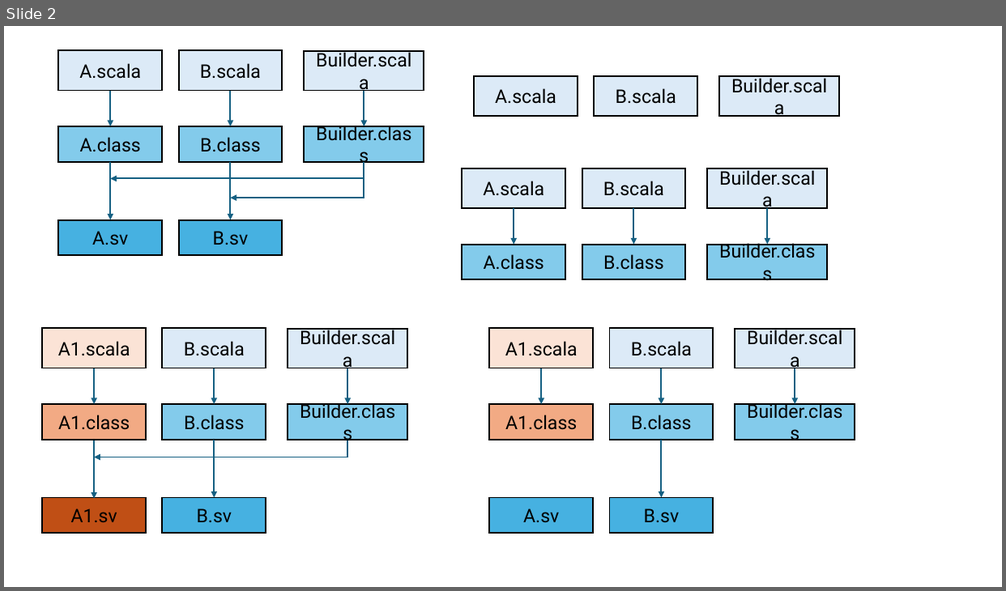
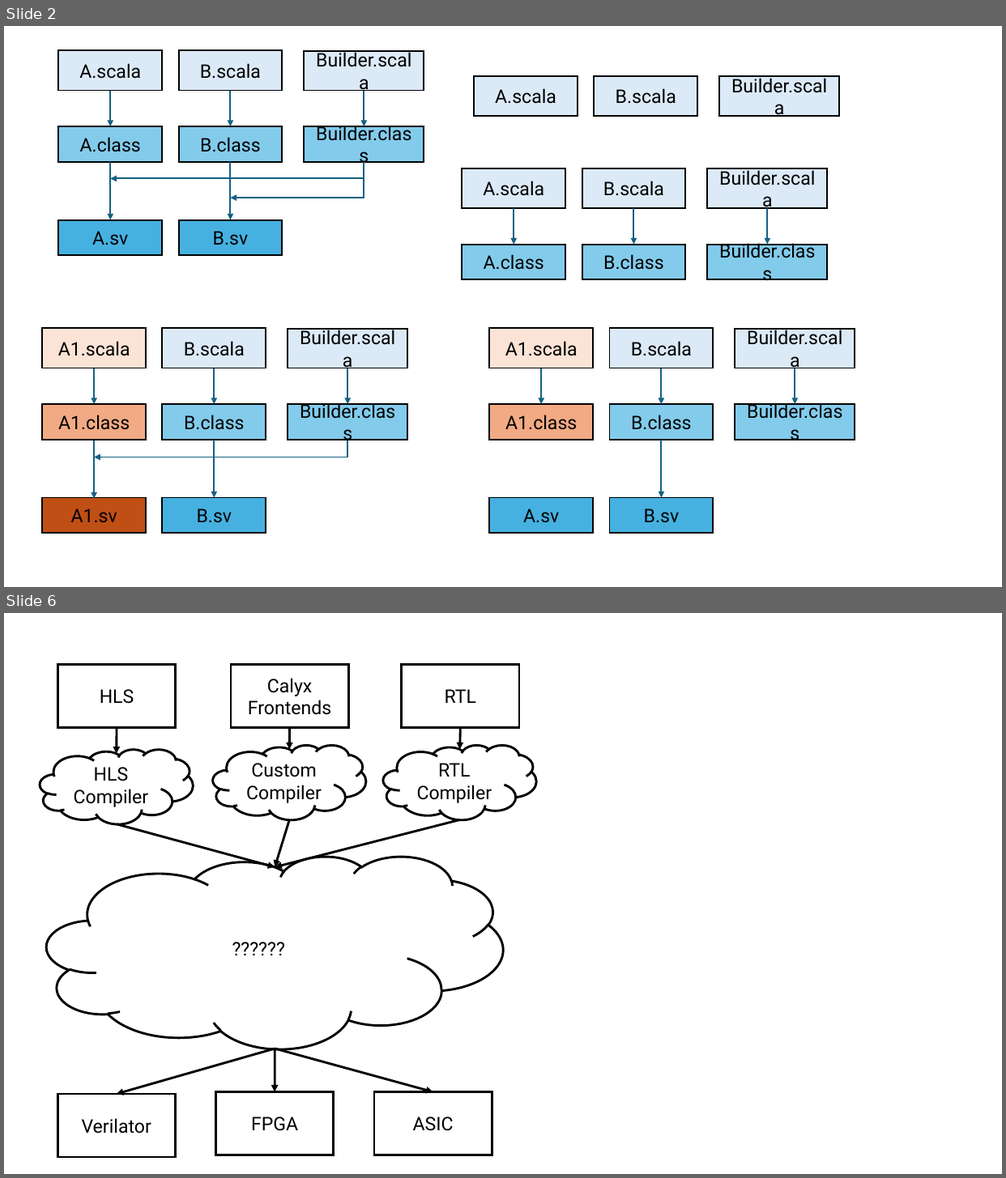
Before and after one commit to vighneshiyer/vighneshiyer.github.io, a slide deck: figs/latte24/figs.pptx. Shown one above the other, each under a label of ours: slide 2 before the commit, slides 2 and 6 after it; the slides between them are not shown. The pictures are 1006x591 and 1006x1178 pixels, drawn with LibreOffice and Linux fonts; fonts in the diff are those of the drawing. Boxes give left, top, right and bottom in pixels: in the first picture for what was removed or moved away, otherwise in the second. Text is boxed around its words. In the diff, an @@ line names an element or a change of style, - is before the commit and + after.

```diff
--- a/figs/latte24/figs.pptx
+++ b/figs/latte24/figs.pptx
@@ slide 6 added at box(4, 613, 1002, 1174), background #FFFFFF @@
@@ group added at box(40, 665, 537, 1157): 9 arrows, 6 rectangles, 4 clouds @@
+HLS
+RTL
+Verilator
+FPGA
+ASIC
+Calyx Frontends
+HLS Compiler
+Custom Compiler
+RTL Compiler
+??????
```
Also in this commit, not shown: 8 other slides added, 47 other files.
